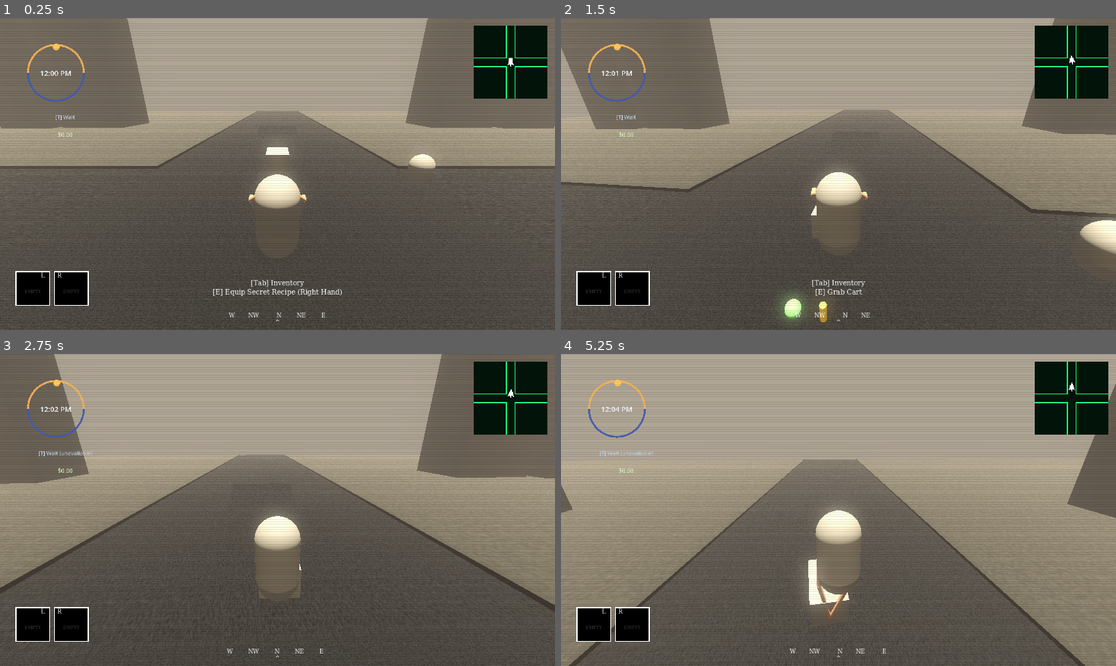
Above: before the commit, frames 1-4 (two rows, left to right).
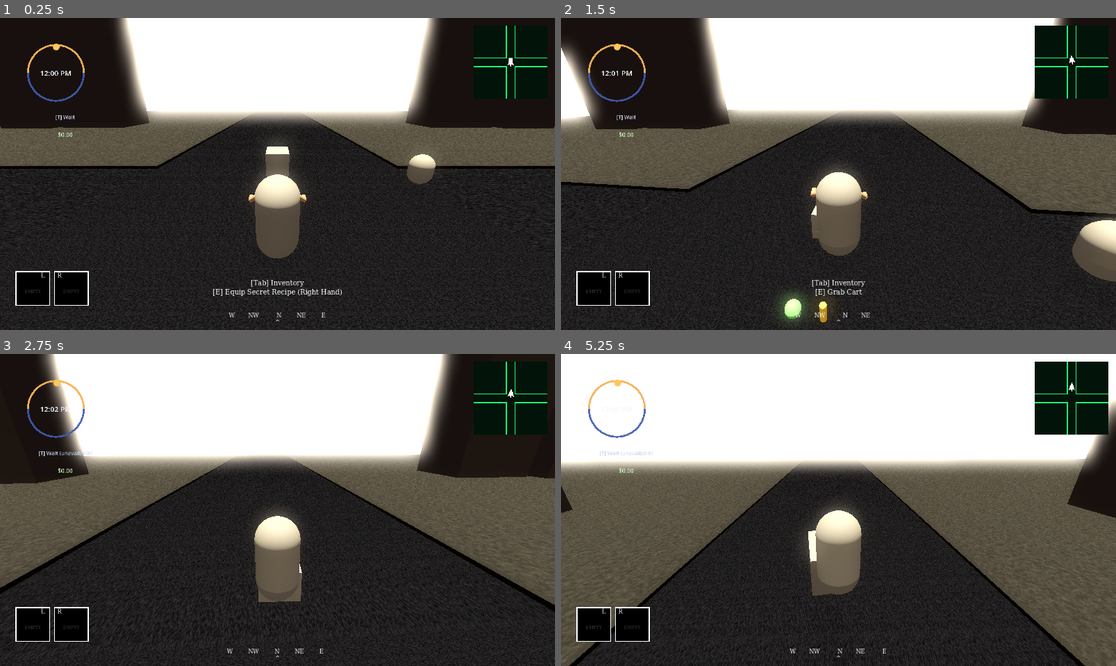
Above: after the commit, the same moments.

Repository: miles5g/paletero
Game: Godot game, scene res://world.tscn
Same seed, same stepped clock (60 frames per second), same inputs: the game is played once before the commit and once after it.
Inputs (mouse positions are in pixels of both pictures, inside the frame that each line leads up to):
- Up to frame 1 (0.25 s): no input
- Up to frame 2 (1.5 s): tap Enter at 0.5 s; move the mouse to (866, 174) at 0.52 s; hold W (move_forward) from 0.53 s (still down); tap Space (jump) at 0.6, 0.77, 1.07 s; click (866, 174) at 0.67 s; move the mouse to (810, 174) at 1.27 s; tap Ctrl (crouch) at 1.35 s; click (810, 174) at 1.42 s
- Up to frame 3 (2.75 s): keep holding W (move_forward); tap Space (jump) at 1.52, 1.55, 1.82, 2.3 s; move the mouse to (288, 503) at 2.02 s; tap E (interact) at 2.1 s; click (288, 503) at 2.17 s
- Up to frame 4 (5.25 s): keep holding W (move_forward); move the mouse to (832, 516) at 2.77 s; tap Shift (sprint) at 2.85 s; click (832, 516) at 2.92 s; tap Space (jump) at 3.02, 3.05, 3.32, 3.77, 3.8, 4.07, 4.52, 4.55, 4.82 s; move the mouse to (877, 513) at 3.52 s; hold Enter 3.53-4.28 s; click (877, 513) at 3.67 s; move the mouse to (794, 506) at 4.27 s; tap Keypad Enter at 4.35 s; click (794, 506) at 4.42 s; move the mouse to (844, 510) at 5.02 s; hold T from 5.03 s (still down); click (844, 510) at 5.17 s

The runs differ from the first frame. In frame 1, 91% of the frame differs, in the area x 0-100%, y 0-100%; in frame 2, 90%; in frame 3, 91%; in frame 4, 92%.

Commit message:
Stabilize cart jump sync, remove scanlines, disable fog, and normalize cart gravity for matched fall behavior.
This adds a protected jump-follow window so cart loft tracks player jump without ramp-side pop launches, while preserving smoother HUD visuals.

Co-authored-by: Cursor <cursoragent@cursor.com>

Diff:
--- a/player.gd
+++ b/player.gd
@@ -28,11 +28,18 @@
 @export var cart_turn_catchup_track_bonus: float = 16.0
 @export var cart_wobble_amplitude: float = 0.0
 @export var cart_vertical_bias_down: float = 420.0
-@export var cart_vertical_bias_up: float = 160.0
 @export var cart_leash_min_m: float = 0.55
 @export var cart_leash_max_m: float = 2.08
 ## Additional forward pull when cart is behind player after a fast turn.
 @export var cart_behind_recovery_force: float = 220.0
+## Jump-sync: cart launch vertical speed relative to player jump speed.
+@export var cart_jump_vertical_scale: float = 1.0
+## Jump-sync: blend cart XZ momentum toward player XZ at jump time.
+@export var cart_jump_momentum_blend: float = 0.72
+## Seconds after jump where cart vertical follow overrides downward hold.
+@export var cart_jump_sync_window_sec: float = 0.24
+## Upward follow gain during jump-sync window (align cart vy to player vy).
+@export var cart_jump_vertical_follow_gain: float = 165.0
 var gravity = ProjectSettings.get_setting("physics/3d/default_gravity")
 
 var is_pushing: bool = false
@@ -48,6 +55,7 @@
 var _cart_grab_blend: float = 1.0
 ## 0 = no movement keys while pushing; 1 = full WASD deflection (used to soften leash when standing).
 var _cart_push_intent: float = 0.0
+var _cart_jump_sync_t: float = 0.0
 var _active_client: Node3D = null
 var can_interact: bool = false
 
@@ -151,9 +159,14 @@
 
 	if not is_on_floor():
 		velocity.y -= gravity * delta
-
+	if _cart_jump_sync_t > 0.0:
+		_cart_jump_sync_t = maxf(0.0, _cart_jump_sync_t - delta)
+
+	var did_jump := false
 	if Input.is_action_just_pressed("jump") and is_on_floor():
 		velocity.y = JUMP_VELOCITY
+		_cart_jump_sync_t = cart_jump_sync_window_sec
+		did_jump = true
 
 	var want_stand := not Input.is_action_pressed("crouch")
 	var geometry_crouch := Input.is_action_pressed("crouch") or (want_stand and not _can_uncrouch_to_stand())
@@ -186,6 +199,8 @@
 
 	if is_pushing and current_cart != null:
 		current_cart.sleeping = false
+		if did_jump:
+			_sync_cart_jump_launch()
 		_cart_grab_blend = minf(1.0, _cart_grab_blend + delta / maxf(0.04, cart_grab_blend_sec))
 		_apply_cart_coupling(delta)
 		_update_push_arms_visual()
@@ -457,6 +472,19 @@
 	var w := get_parent()
 	if w != null and w.has_method("show_money_popup"):
 		w.show_money_popup(delta_usd)
+
+
+func _sync_cart_jump_launch() -> void:
+	if current_cart == null or not is_instance_valid(current_cart):
+		return
+	var v := current_cart.linear_velocity
+	var player_xz := Vector3(velocity.x, 0.0, velocity.z)
+	var cart_xz := Vector3(v.x, 0.0, v.z)
+	var launch_xz := cart_xz.lerp(player_xz, clampf(cart_jump_momentum_blend, 0.0, 1.0))
+	v.x = launch_xz.x
+	v.z = launch_xz.z
+	v.y = maxf(v.y, JUMP_VELOCITY * cart_jump_vertical_scale)
+	current_cart.linear_velocity = v
 
 
 func _refresh_manifest_after_sale() -> void:
@@ -932,10 +960,15 @@
 	#    - mostly downward if cart sits above target
 	#    - much weaker upward correction if cart is below target
 	var f_y := 0.0
-	if err.y > 0.02:
+	if _cart_jump_sync_t > 0.0:
+		# Jump-sync window: avoid downward hold fighting the launch.
+		# Track player vertical velocity so cart loft matches player jump arc more closely.
+		var vy_err := velocity.y - cart.linear_velocity.y
+		f_y = clampf(vy_err * cart_jump_vertical_follow_gain * grab_w, -120.0, 280.0)
+	elif err.y > 0.02:
 		f_y = -minf(err.y, 0.12) * cart_vertical_bias_down * grab_w
-	elif err.y < -0.06:
-		f_y = -err.y * cart_vertical_bias_up * grab_w * 0.35
+	# Outside jump-sync, never add upward force from height error.
+	# Ramp side hits can transiently make err.y very negative and cause pop/launch.
 
 	cart.apply_central_force(Vector3(f_hz.x, f_y, f_hz.z))
 
--- a/world.gd
+++ b/world.gd
@@ -10,7 +10,6 @@
 const _CLIENT_NPC_SCRIPT: Script = preload("res://client_npc.gd")
 const BUILDING_BASE_SCENE: PackedScene = preload("res://Building_Base.tscn")
 
-var _scanline_overlay: ColorRect = null
 var _compass_bar_label: Label = null
 var _compass_waypoint_label: Label = null
 var _compass_caret_label: Label = null
@@ -397,14 +396,6 @@
 		_apply_terminal_theme_to_node(c, font, font_size)
 
 
-func _update_scanline_display_height() -> void:
-	if _scanline_overlay == null:
-		return
-	var sm := _scanline_overlay.material as ShaderMaterial
-	if sm:
-		sm.set_shader_parameter("display_height", get_viewport().get_visible_rect().size.y)
-
-
 func _heading_degrees_from_player(player: CharacterBody3D) -> float:
 	if player == null:
 		return 0.0
@@ -583,21 +574,6 @@
 	var term_inv_font := _make_terminal_font()
 	_apply_terminal_theme_to_node(inv_menu, term_inv_font, 13)
 
-	var scan := ColorRect.new()
-	scan.name = "ScanlineOverlay"
-	scan.mouse_filter = Control.MOUSE_FILTER_IGNORE
-	scan.set_anchors_preset(Control.PRESET_FULL_RECT)
-	var sm := ShaderMaterial.new()
-	sm.shader = load("res://hud_scanlines.gdshader")
-	sm.set_shader_parameter("line_spacing", 4.0)
-	sm.set_shader_parameter("line_opacity", 0.1)
-	scan.material = sm
-	hud.add_child(scan)
-	_scanline_overlay = scan
-	call_deferred("_update_scanline_display_height")
-	if not get_viewport().size_changed.is_connected(_update_scanline_display_height):
-		get_viewport().size_changed.connect(_update_scanline_display_height)
-
 	var term_ui_font := _make_terminal_font()
 	_apply_terminal_theme_to_node(prompt_box, term_ui_font, 14)
 
@@ -671,7 +647,7 @@
 	env.ambient_light_source = Environment.AMBIENT_SOURCE_COLOR
 	env.ambient_light_color = Color(0.28, 0.25, 0.24)
 	env.ambient_light_energy = 1.1
-	env.fog_enabled = true
+	env.fog_enabled = false
 	env.fog_light_color = Color(0.36, 0.33, 0.31)
 	env.fog_density = 0.052
 	env.fog_sky_affect = 1.0
@@ -700,7 +676,7 @@
 	cart.name = "Cart"
 	cart.mass = 12.0
 	cart.linear_damp = 0.32
-	cart.gravity_scale = 1.18
+	cart.gravity_scale = 1.0
 	# Lighter cart: less angular drag so it feels a bit floatier while still settling.
 	cart.angular_damp = 4.8
 	cart.physics_material_override = PhysicsMaterial.new()
